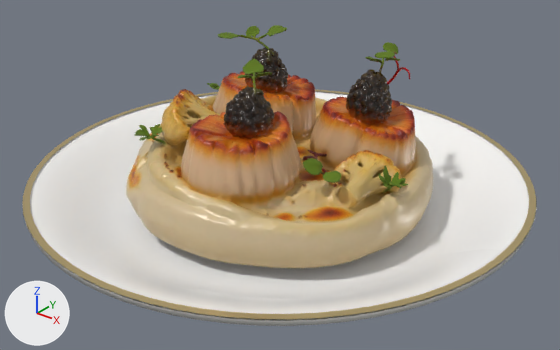
The glTF model public/demo/vieiras.glb as it was, and as the next commit left it.
One viewpoint serves both versions: a 50 mm lens placed at (0.24, -0.3, 0.209), pointed at (0.007, -0.008, 0.028). Every picture has the same lights, and +X, +Y and +Z are marked at lower left. The older version comes first.

Before the edit, the objects in view are built like this:
```python
me_mesh_0 = bpy.data.meshes.new('Mesh_0')
me_mesh_0.from_pydata(...)  # 2119 vertices, 4032 faces; spans x -0.135..0.135, y -0.135..0.135, z 0.0..0.025
# faces by material slot: [3384, 504, 144]
me_mesh_0.materials.append(mat_material_0)  # white #fcfaf8
me_mesh_0.materials.append(mat_material_1)  # white #faf9f6
me_mesh_0.materials.append(mat_material_2)  # beige #ebd49b
me_tripo_mesh_43388e2f_d014_44bf_a4a0_0c8fb432ef28 = bpy.data.meshes.new('tripo_mesh_43388e2f-d014-44bf-a4a0-0c8fb432ef28')
me_tripo_mesh_43388e2f_d014_44bf_a4a0_0c8fb432ef28.from_pydata(...)  # 19922 vertices, 40000 faces; spans x -0.498..0.498, y -0.5..0.5, z -0.277..0.277
me_tripo_mesh_43388e2f_d014_44bf_a4a0_0c8fb432ef28.materials.append(mat_tripo_material_43388e2f_d014_44bf_a4a0_0c8fb432ef28)
ob_dish = bpy.data.objects.new('dish', me_mesh_0)
ob_dish.location = (0.0, 0.0, 0.0)
ob_escala_real = bpy.data.objects.new('escala-real', None)
ob_escala_real.location = (0.0, 0.0, 0.0524)
ob_escala_real.scale = (0.167, 0.167, 0.167)
ob_tripo_node_43388e2f_d014_44bf_a4a0_0c8fb432ef28 = bpy.data.objects.new('tripo_node_43388e2f-d014-44bf-a4a0-0c8fb432ef28', me_tripo_mesh_43388e2f_d014_44bf_a4a0_0c8fb432ef28)
ob_tripo_node_43388e2f_d014_44bf_a4a0_0c8fb432ef28.parent = ob_escala_real
ob_tripo_node_43388e2f_d014_44bf_a4a0_0c8fb432ef28.location = (0.0, 0.0, 0.0)
```
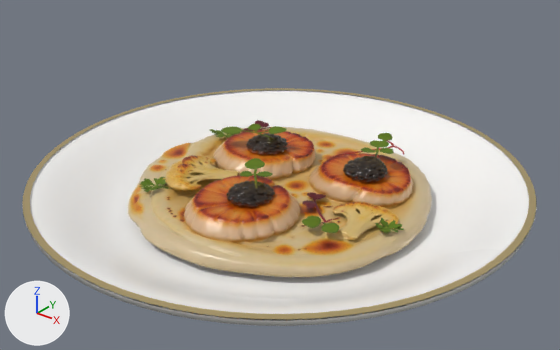
ob_escala_real is not drawn itself; it is the parent of ob_tripo_node_43388e2f_d014_44bf_a4a0_0c8fb432ef28.

Where the change shows, as pixel boxes (x1, y1, x2, y2) in the pictures (560 x 350 px):
```json
{"object": "tripo_node_43388e2f-d014-44bf-a4a0-0c8fb432ef28", "change": "moved, rescaled", "before": [126, 25, 433, 268], "after": [128, 120, 432, 277], "on screen": "35% shorter"}
```

The change, as JSON lines over the scene's bpy script:
```json
{"op": "set", "path": "ob_escala_real.location", "old": "(0.0, 0.0, 0.0524)", "new": "(0.0, 0.0, 0.0233)"}
{"op": "set", "path": "ob_escala_real.scale", "old": "(0.167, 0.167, 0.167)", "new": "(0.167, 0.167, 0.0605)"}
```
